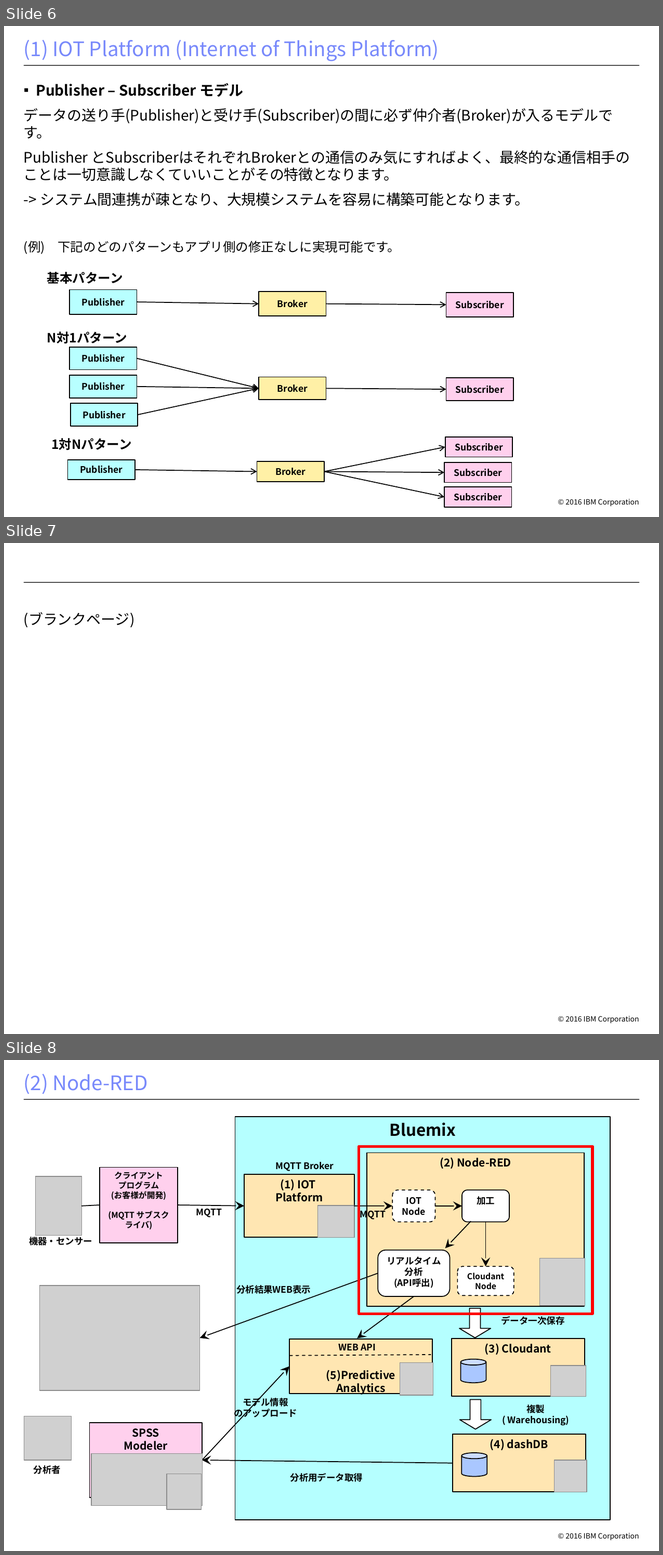
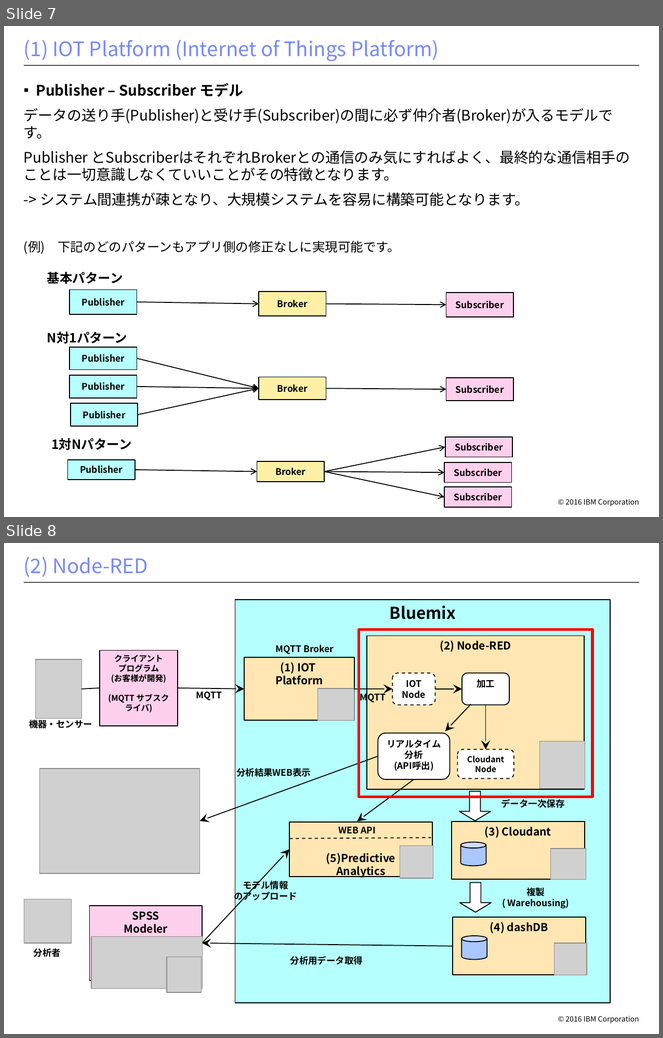
Before and after one commit to makaishi/1_IOT_WORK, a slide deck: bluemix-env/iot-構成雛形.pptx. Shown one above the other, each under a label of ours: slides 6, 7 and 8 before the commit, slides 7 and 8 after it. The pictures are 663x1555 and 663x1038 pixels, drawn with LibreOffice and Linux fonts; fonts in the diff are those of the drawing; grey boxes stand for pictures; background and template pictures are left out. Boxes give left, top, right and bottom in pixels: in the first picture for what was removed or moved away, otherwise in the second. Text is boxed around its words. In the diff, an @@ line names an element or a change of style, - is before the commit and + after.

```diff
--- a/bluemix-env/iot-構成雛形.pptx
+++ b/bluemix-env/iot-構成雛形.pptx
@@ slide 7 removed at bbox=[4, 543, 659, 1034], background #FFFFFF; not listed: 2 template elements that a slide beside it also shows @@
@@ text removed at bbox=[24, 612, 135, 628] @@
-(ブランクページ)
@@ what was slide 6 is now slide 7 @@
```
Also in this commit, not shown: 2 slides changed, 1 slide added.
